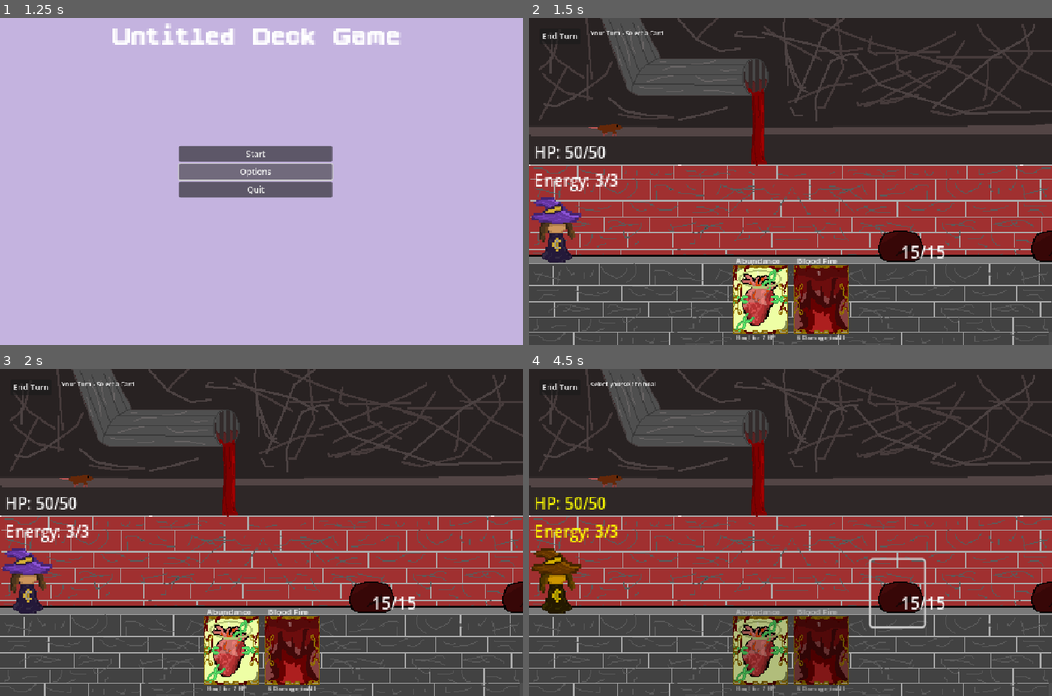
Above: before the commit, frames 1-4 (two rows, left to right).
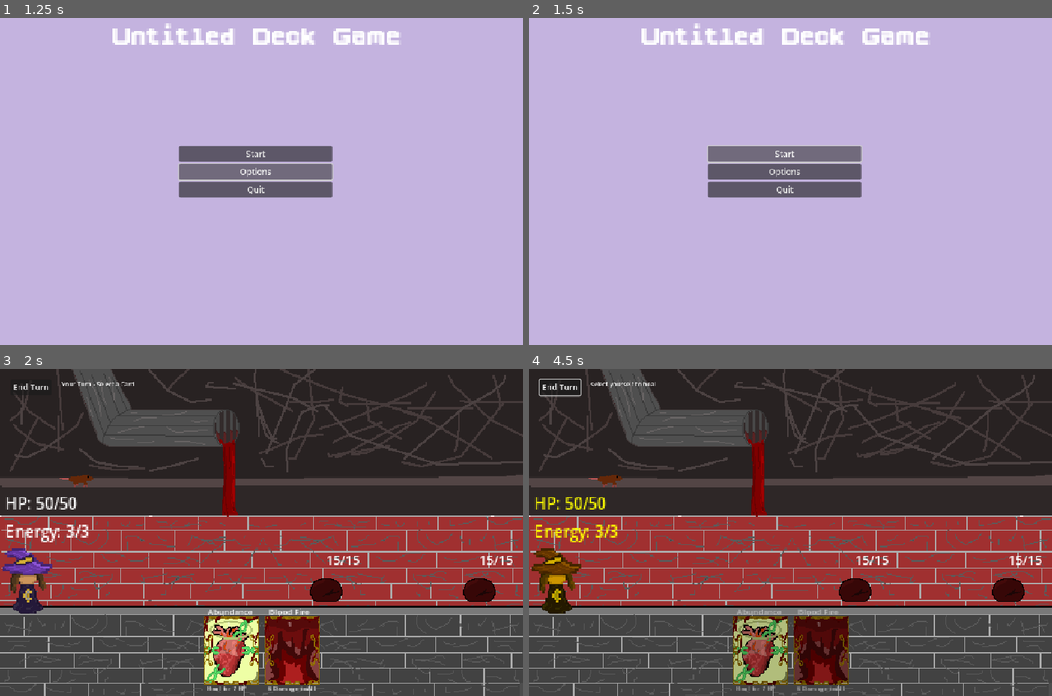
Above: after the commit, the same moments.

Repository: SirWadles/Untitled-Deck-Builder
Game: Godot game, scene res://scenes/main_menu.tscn
Same seed, same stepped clock (60 frames per second), same inputs: the game is played once before the commit and once after it. Sound files missing from this copy of the repository are replaced by a short silence.
Inputs (mouse positions are in pixels of both pictures, inside the frame that each line leads up to):
- Up to frame 1 (1.25 s): click "Options" at 0.5 s
- Up to frame 2 (1.5 s): click "Start" at 1.25 s
- Up to frame 3 (2 s): no input
- Up to frame 4 (4.5 s): click (895, 591) at 2.02 s; click (759, 650) at 2.77 s; click "End Turn" at 3.5 s; click (895, 591) at 4.27 s

Frame 1 is identical in both runs. In frame 2, 100% of the frame differs, in the area x 0-100%, y 0-100%; in frame 3, 2.2%; in frame 4, 2.6%.

Commit message:
Visuals
Oops forgot to commit. Doing some stuff with the visuals.

Diff:
--- a/scenes/battle/battle.tscn
+++ b/scenes/battle/battle.tscn
@@ -19,8 +19,8 @@
 scale = Vector2(2.2, 2.2)
 
 [node name="EnemyContainer" type="Node2D" parent="."]
-position = Vector2(727, 435)
-scale = Vector2(2, 2)
+position = Vector2(638, 424)
+scale = Vector2(1.5, 1.5)
 
 [node name="Hand" parent="." instance=ExtResource("3_h0kxc")]
 position = Vector2(512, 550)
--- a/scenes/battle/card.tscn
+++ b/scenes/battle/card.tscn
@@ -15,13 +15,15 @@
 texture = ExtResource("2_12e7e")
 
 [node name="NameLabel" type="Label" parent="."]
-offset_left = -24.0
+layout_mode = 0
+offset_left = -23.0
 offset_top = -44.0
-offset_right = 24.0
+offset_right = 25.0
 offset_bottom = -32.0
 theme_override_font_sizes/font_size = 6
 
 [node name="CostLabel" type="Label" parent="."]
+layout_mode = 0
 offset_left = -5.0
 offset_top = -32.0
 offset_right = 5.0
@@ -29,6 +31,7 @@
 theme_override_font_sizes/font_size = 6
 
 [node name="DescriptionLabel" type="Label" parent="."]
+layout_mode = 0
 offset_left = -24.0
 offset_top = 32.0
 offset_right = 24.0
--- a/scenes/battle/hand.tscn
+++ b/scenes/battle/hand.tscn
@@ -15,3 +15,5 @@
 size_flags_vertical = 4
 theme_override_constants/separation = 60
 alignment = 1
+
+[node name="Audio" type="Node2D" parent="."]
--- a/scenes/main_menu.tscn
+++ b/scenes/main_menu.tscn
@@ -1,7 +1,10 @@
-[gd_scene load_steps=3 format=3 uid="uid://ddgtnbpobb7o5"]
+[gd_scene load_steps=6 format=3 uid="uid://ddgtnbpobb7o5"]
 
 [ext_resource type="Script" uid="uid://wjiyap1g6tox" path="res://scripts/main_menu.gd" id="1_ekxnf"]
 [ext_resource type="FontFile" uid="uid://ck0hm2v3474rj" path="res://fonts/boldpixels/BoldPixels.ttf" id="1_l6cm7"]
+[ext_resource type="AudioStream" uid="uid://hribpwcyk1y4" path="res://sounds/ui/ui_main_button_climb.wav" id="3_8ln24"]
+[ext_resource type="AudioStream" uid="uid://omssi1qfuq8h" path="res://sounds/ui/ui_main_button_invalid.wav" id="4_rtw2f"]
+[ext_resource type="AudioStream" uid="uid://bfaxysfie3laa" path="res://sounds/ui/ui_main_button_back.wav" id="5_oa1go"]
 
 [node name="Control" type="Control"]
 layout_mode = 3
@@ -61,3 +64,14 @@
 [node name="QuitButton" type="Button" parent="VBoxContainer"]
 layout_mode = 2
 text = "Quit"
+
+[node name="Audio" type="Node2D" parent="."]
+
+[node name="StartSound" type="AudioStreamPlayer2D" parent="Audio"]
+stream = ExtResource("3_8ln24")
+
+[node name="OptionsSound" type="AudioStreamPlayer2D" parent="Audio"]
+stream = ExtResource("4_rtw2f")
+
+[node name="QuitSound" type="AudioStreamPlayer2D" parent="Audio"]
+stream = ExtResource("5_oa1go")
--- a/scripts/battle_system.gd
+++ b/scripts/battle_system.gd
@@ -5,6 +5,7 @@
 @onready var hand: Hand = $Hand
 @onready var enemy_container: Node2D = $EnemyContainer
 @onready var card_database = get_node("/root/CardStuff")
+@onready var enemy_database = get_node("/root/EnemyDatabase")
 @onready var ui: Control = $UI
 
 var enemies: Array[Enemy] = []
@@ -27,20 +28,27 @@
 
 func create_enemies():
 	var enemy_scene = preload("res://scenes/battle/enemy.tscn")
-	var enemy_types = ["slime", "boss_1"]
+	var enemy_types = enemy_database.get_enemy_types()
+	if enemy_types.size() < 1:
+		enemy_types = ["slime", "boss_1"]
+		if enemy_types.size() < 2:
+			enemy_types.append("slime")
 
 	for i in range(2):
 		var enemy = enemy_scene.instantiate() as Enemy
 		enemy_container.add_child(enemy)
 		var enemy_type = enemy_types[randi() % enemy_types.size()]
-		var enemy_data = EnemyDatabase.get_enemy_data(enemy_type)
+		var enemy_data = enemy_database.get_enemy_data(enemy_type)
 		if enemy_data:
-			enemy.setup(enemy_data["name"], enemy_data["health"], self, enemy_data["texture"])
+			enemy.setup(enemy_data["name"], enemy_data["health"], self, enemy_data)
 		else:
 			enemy.setup("Enemy " + str(i + 1), 30, self)
 		enemy.enemy_clicked.connect(_on_enemy_clicked)
 		enemies.append(enemy)
-		enemy.position.x = i * 150
+		var spacing = 200
+		if enemy_data and enemy_data.has("base_size"):
+			spacing = max(200, enemy_data["base_size"].x + 80)
+		enemy.position.x = i * spacing
 		enemy.position.y = 0
 
 func start_player_turn():
@@ -166,7 +174,9 @@
 	for enemy in enemies:
 		if enemy.current_health > 0 and enemy_types[0]:
 			player.take_damage(3)
+			print("slime attack")
 		if enemy.current_health > 0 and enemy_types[1]:
 			player.take_damage(5)
+			print("boss attack")
 	await get_tree().create_timer(1.0).timeout
 	start_player_turn()
--- a/scripts/enemy.gd
+++ b/scripts/enemy.gd
@@ -16,16 +16,34 @@
 func _ready():
 	button.pressed.connect(_on_enemy_clicked)
 
-func setup(name: String, health: int, battle_ref: BattleSystem, enemy_texture: Texture2D = null):
+func setup(name: String, health: int, battle_ref: BattleSystem, enemy_data: Dictionary = {}):
 	enemy_name = name
 	max_health = health
 	current_health = health
 	battle_system = battle_ref
-	if enemy_texture:
-		sprite.texture = enemy_texture
+	if enemy_data.has("texture") and enemy_data["texture"]:
+		sprite.texture = enemy_data["texture"]
+		var target_size = Vector2(80, 80)
+		if enemy_data.has("base_size"):
+			target_size = enemy_data["base_size"]
+		var texture_size = enemy_data["texture"].get_size()
+		var scale_x = target_size.x / texture_size.x
+		var scale_y = target_size.y / texture_size.y
+		sprite.scale = Vector2(scale_x, scale_y)
 	else:
 		sprite.modulate = Color(1, 0, 0)
+	update_button_size()
 	update_display()
+
+func update_button_size():
+	if sprite.texture:
+		var texture_size = sprite.texture.get_size()
+		var scaled_size = texture_size * sprite.scale
+		button.size = scaled_size
+		button.position = -scaled_size / 2
+	else:
+		button.size = Vector2(80, 80)
+		button.position = Vector2(-40, -40)
 
 func take_damage(damage: int):
 	current_health -= damage
@@ -44,6 +62,8 @@
 
 func update_display():
 	health_label.text = str(current_health) + "/" + str(max_health)
+	var y_offset = -sprite.texture.get_size().y * sprite.scale.y / 2 - 20
+	health_label.position = Vector2(0, y_offset)
 
 func set_targetable(targetable: bool):
 	is_targetable = targetable
--- a/scripts/enemy_database.gd
+++ b/scripts/enemy_database.gd
@@ -8,19 +8,25 @@
 
 func create_enemies():
 	var holy_one_texture = preload("res://assets/Holy One.png")
+
 	var blood_slime_texture = preload("res://assets/Blood Slime(1).png")
 
 	enemies["slime"] = {
 		"name": "Slime",
 		"health": 15,
-		"texture": blood_slime_texture
+		"texture": blood_slime_texture,
+		"base_size": Vector2(50, 50)
 	}
 
 	enemies["boss_1"] = {
 		"name": "Holy One",
 		"health": 35,
-		"texture": holy_one_texture
+		"texture": holy_one_texture,
+		"base_size": Vector2(60, 60)
 	}
 
 func get_enemy_data(enemy_id: String):
 	return enemies.get(enemy_id, null)
+
+func get_enemy_types() -> Array:
+	return enemies.keys()
--- a/scripts/main_menu.gd
+++ b/scripts/main_menu.gd
@@ -4,9 +4,28 @@
 @onready var options_button = $VBoxContainer/OptionsButton
 @onready var quit_button = $VBoxContainer/QuitButton
 
+@onready var start_sound = $Audio/StartSound
+@onready var options_sound = $Audio/OptionsSound
+@onready var quit_sound = $Audio/QuitSound
+
 func _ready():
 	start_button.pressed.connect(_on_start_button_pressed)
+	options_button.pressed.connect(_on_options_button_pressed)
+	quit_button.pressed.connect(_on_quit_button_pressed)
 
 func _on_start_button_pressed():
 	print("Start Pressed")
+	start_sound.play()
+	await start_sound.finished
 	get_tree().change_scene_to_file("res://scenes/battle/battle.tscn")
+
+func _on_options_button_pressed():
+	print("Options")
+	options_sound.play()
+	await options_sound.finished
+
+
+func _on_quit_button_pressed():
+	quit_sound.play()
+	await quit_sound.finished
+	get_tree().quit()
Not shown, added: sounds/ui/ui_main_button_back.wav.import
Not shown, added: sounds/ui/ui_main_button_climb.wav.import
Not shown, added: sounds/ui/ui_main_button_invalid.wav.import
Not shown, added: sounds/ui/ui_main_button_select.wav.import
Not shown, added: sounds/ui/ui_main_button_back.wav
Not shown, added: sounds/ui/ui_main_button_climb.wav
Not shown, added: sounds/ui/ui_main_button_invalid.wav
Not shown, added: sounds/ui/ui_main_button_select.wav
